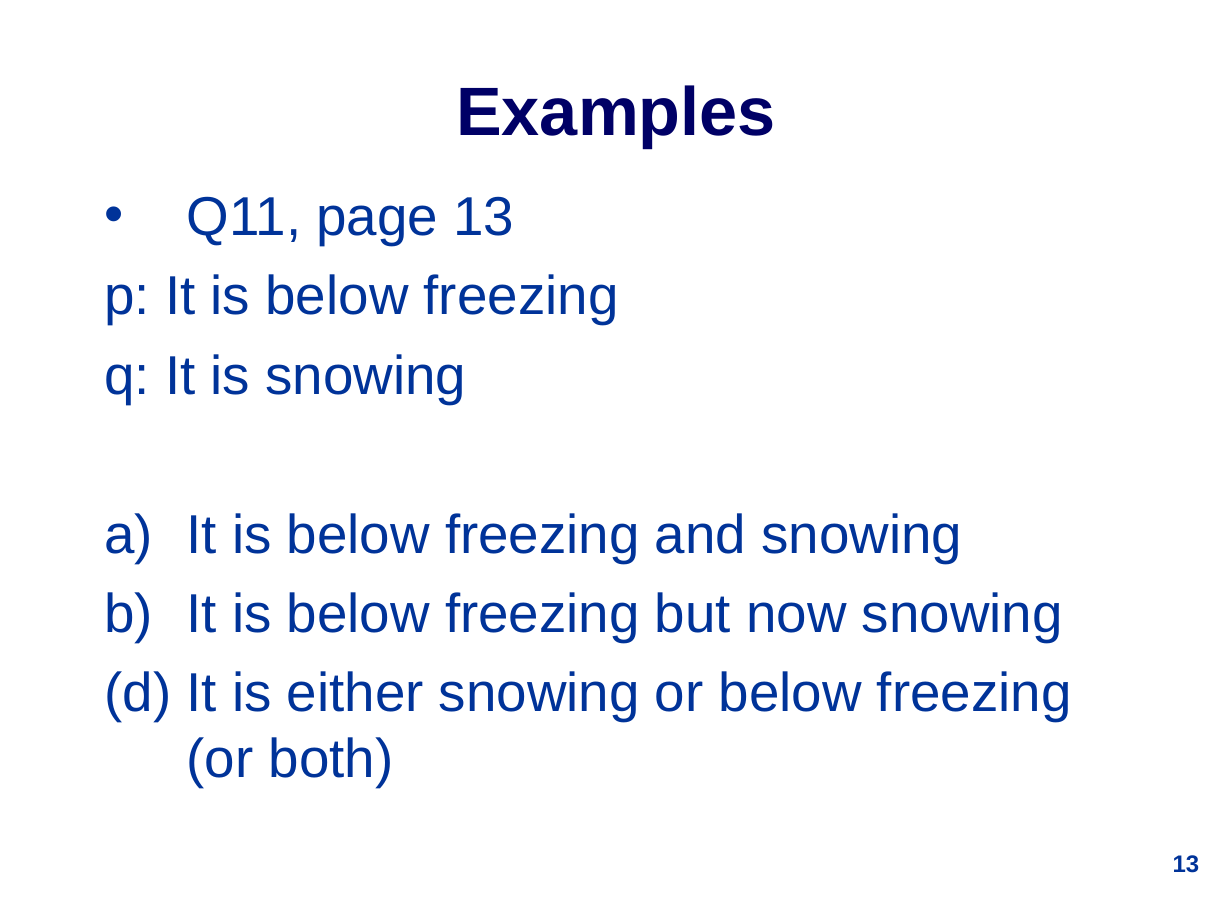
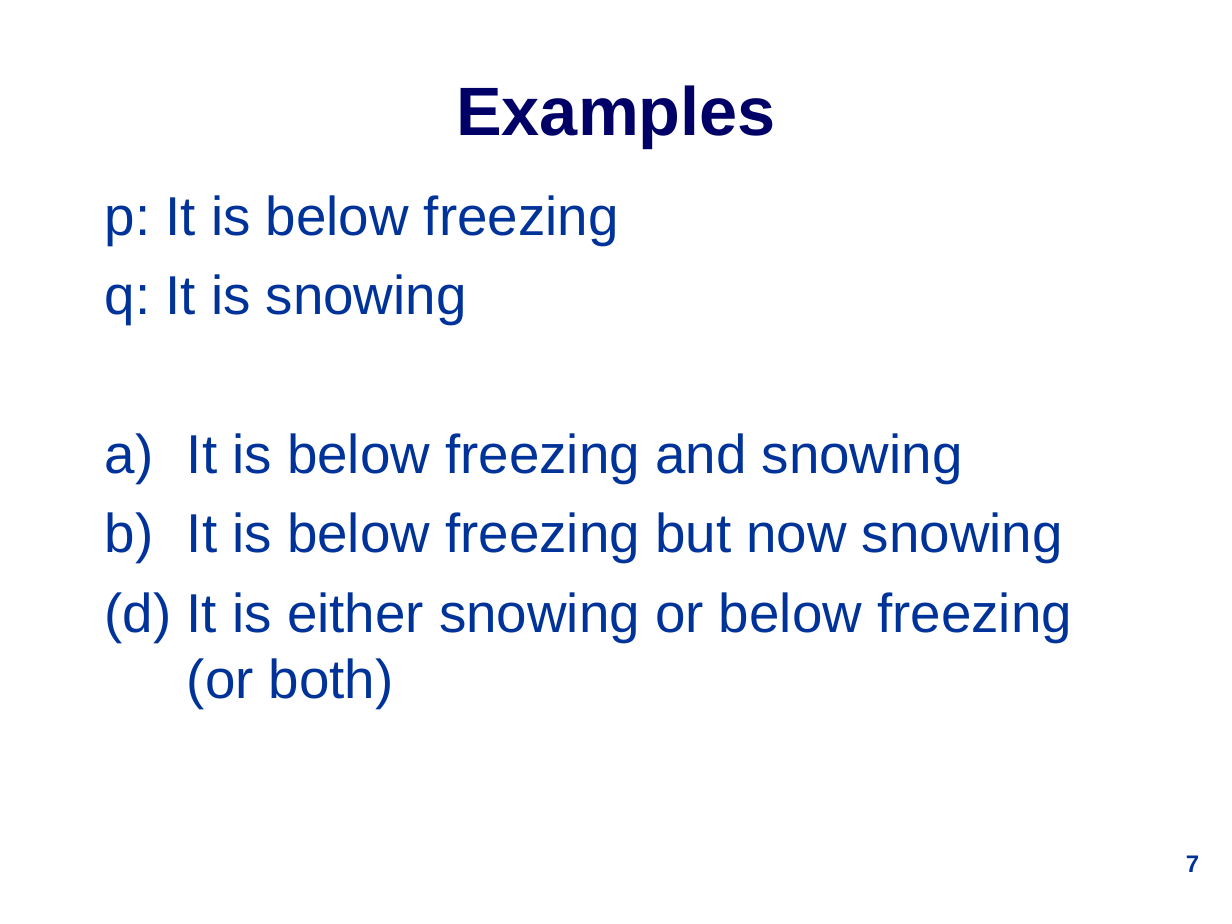
Before and after one commit to udohsolomon/lecture_slide_programming, a slide deck: slide 7 of week_1/1019Lec1.ppt (slide 13 before the commit). Drawn at 1232x924 pixels with LibreOffice and Linux fonts; fonts in the diff are those of the drawing. Boxes give left, top, right and bottom in pixels: in the first picture for what was removed or moved away, otherwise in the second. Text is boxed around its words. In the diff, an @@ line names an element or a change of style, - is before the commit and + after.

```diff
--- a/week_1/1019Lec1.ppt
+++ b/week_1/1019Lec1.ppt
@@ text at [187,196,514,245]: paragraph removed @@
-• Q11, page 13
@@ page number at [1186,855,1199,872]: text changed @@
-13
+7
```
Also in this commit, not shown: 8 other slides changed, 10 slides added, 12 slides removed.
